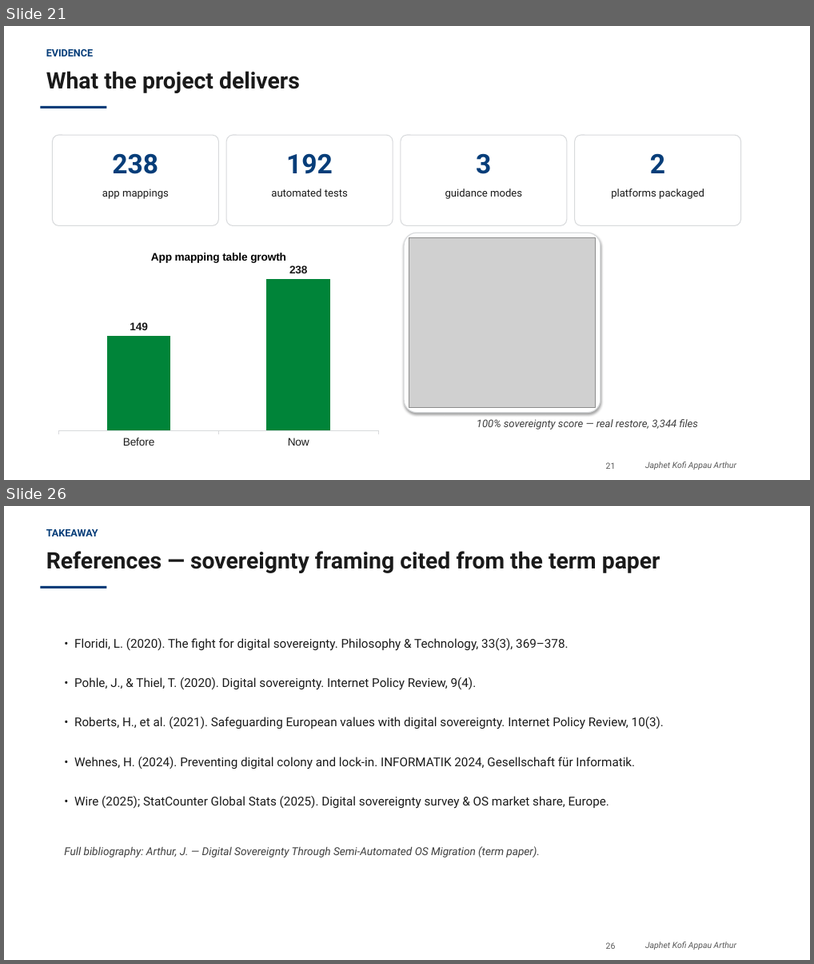
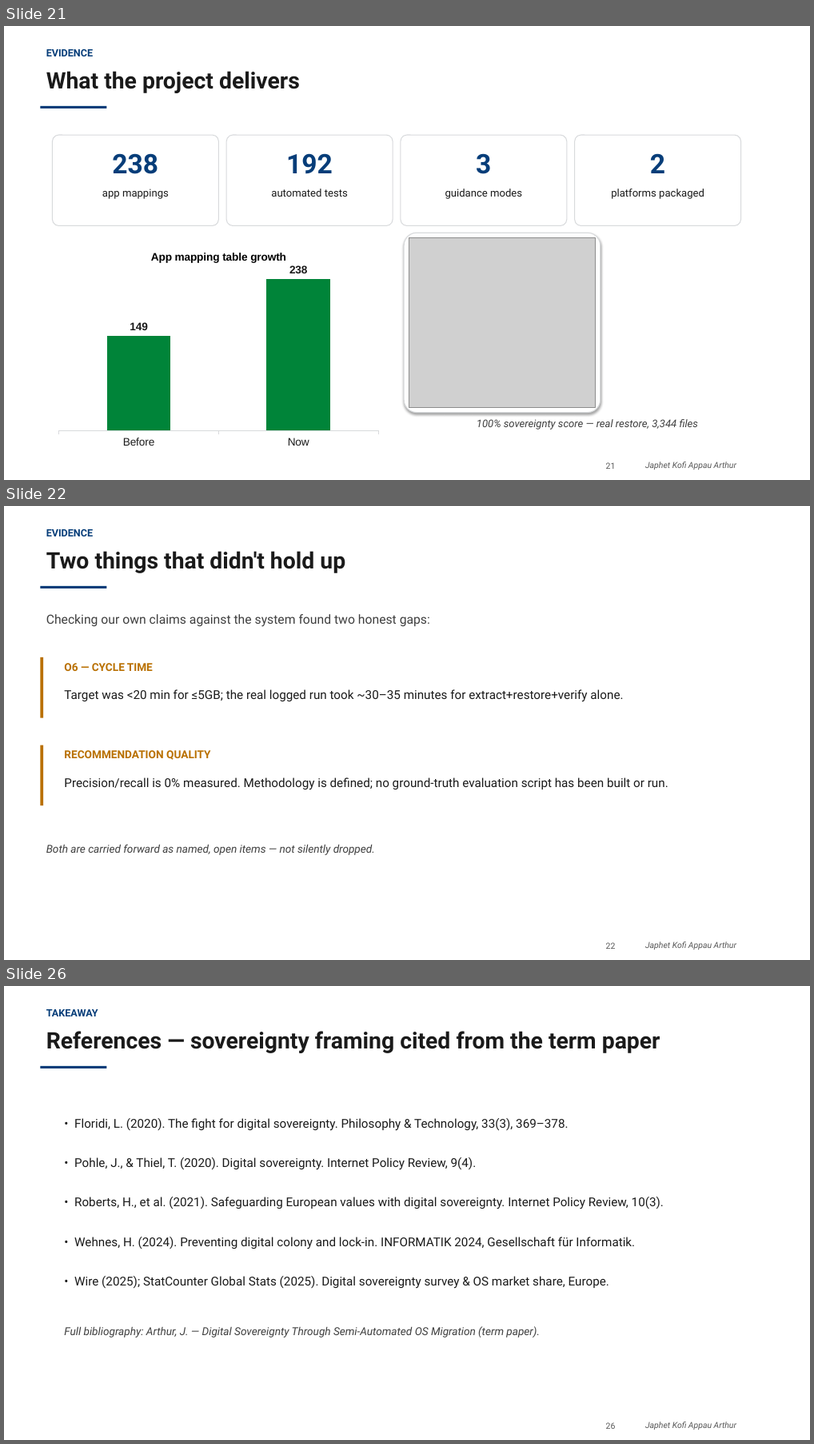
Before and after one commit to PenCoder/full-auto-migration, a slide deck: docs/presentation/Migration_Wizard_Praktikum_Presentation.pptx. Shown one above the other, each under a label of ours: slides 21 and 26 before the commit, slides 21, 22 and 26 after it; the slides between them are not shown. The pictures are 814x964 and 814x1444 pixels, drawn with LibreOffice and Linux fonts; fonts in the diff are those of the drawing; grey boxes stand for pictures; background and template pictures are left out. Boxes give left, top, right and bottom in pixels: in the first picture for what was removed or moved away, otherwise in the second. Text is boxed around its words. In the diff, an @@ line names an element or a change of style, - is before the commit and + after.

```diff
--- a/docs/presentation/Migration_Wizard_Praktikum_Presentation.pptx
+++ b/docs/presentation/Migration_Wizard_Praktikum_Presentation.pptx
@@ slide 22 added at (4, 506, 810, 960), background #FFFFFF; not listed: 2 template elements that a slide beside it also shows @@
@@ text added at (46, 529, 93, 536), 12 pt, text #063D79, bold @@
+EVIDENCE
@@ text added at (46, 551, 346, 573), 27 pt, text #1A1A1A, bold @@
+Two things that didn't hold up
@@ rectangle added at (40, 586, 107, 588), fill #063D79 @@
@@ text added at (46, 614, 430, 627), 15 pt, text #3F3F3F @@
+Checking our own claims against the system found two honest gaps:
@@ rectangle added at (40, 657, 43, 718), fill #B97000 @@
@@ text added at (64, 663, 153, 671), 13 pt, text #B97000, bold @@
+O6 — CYCLE TIME
@@ text added at (64, 689, 623, 702), 14.5 pt, text #1A1A1A @@
+Target was <20 min for ≤5GB; the real logged run took ~30–35 minutes for extract+restore+verify alone.
@@ rectangle added at (40, 745, 43, 805), fill #B97000 @@
@@ text added at (64, 750, 211, 760), 13 pt, text #B97000, bold @@
+RECOMMENDATION QUALITY
@@ text added at (64, 777, 669, 790), 14.5 pt, text #1A1A1A @@
+Precision/recall is 0% measured. Methodology is defined; no ground-truth evaluation script has been built or run.
@@ text added at (46, 844, 375, 855), 13 pt, text #3F3F3F, italic @@
+Both are carried forward as named, open items — not silently dropped.
```
Also in this commit, not shown: 12 slides changed, 1 other slide added, 2 slides removed, 10 other files.
